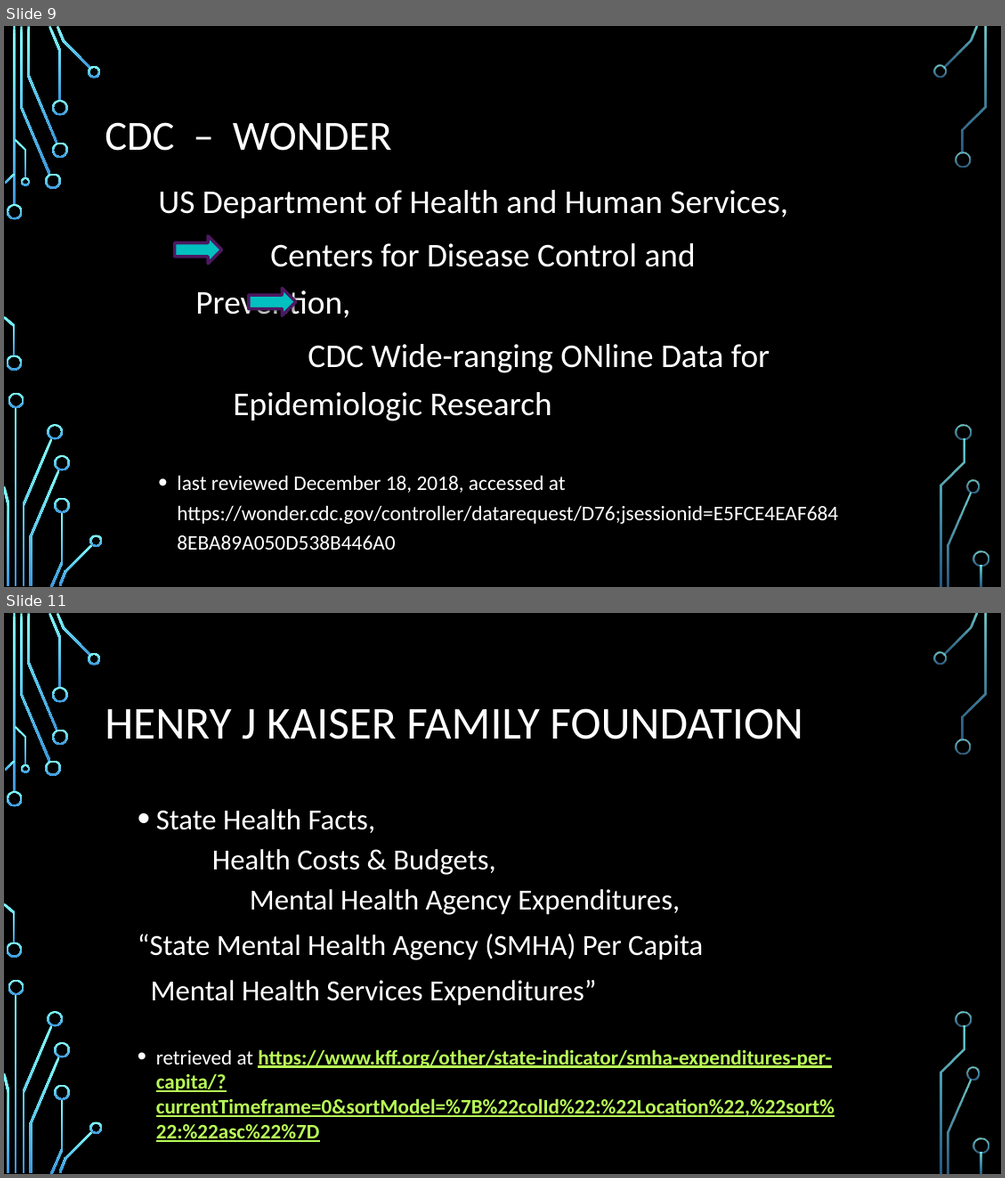
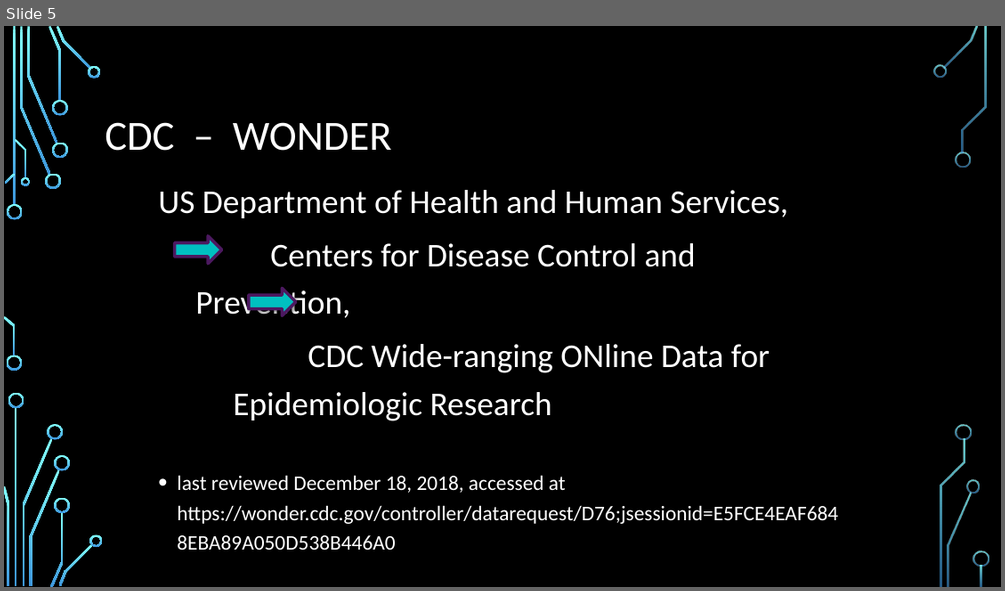
Before and after one commit to aeclaman/Project1, a slide deck: reports/SUICnotes.pptx. Shown one above the other, each under a label of ours: slides 9 and 11 before the commit, slide 5 after it; the slides between them are not shown. The pictures are 1005x1178 and 1005x591 pixels, drawn with LibreOffice and Linux fonts; fonts in the diff are those of the drawing; background and template pictures are left out. Boxes give left, top, right and bottom in pixels: in the first picture for what was removed or moved away, otherwise in the second. Text is boxed around its words. In the diff, an @@ line names an element or a change of style, - is before the commit and + after.

```diff
--- a/reports/SUICnotes.pptx
+++ b/reports/SUICnotes.pptx
@@ slide 11 removed at <box>4,613,1001,1174</box>, background picture (left out); not listed: 36 template elements that a slide beside it also shows @@
@@ title removed at <box>105,708,803,739</box> @@
-HENRY J KAISER FAMILY FOUNDATION
@@ text removed at <box>138,809,834,1142</box> @@
-• State Health Facts,
-    Health Costs & Budgets,
-      Mental Health Agency Expenditures,
-“State Mental Health Agency (SMHA) Per Capita
-Mental Health Services Expenditures”
-• retrieved at https://www.kff.org/other/state-indicator/smha-expenditures-per-capita/?currentTimeframe=0&sortModel=%7B%22colId%22:%22Location%22,%22sort%22:%22asc%22%7D
@@ what was slide 9 is now slide 5 @@
```
Also in this commit, not shown: 11 slides changed, 13 slides added, 4 other slides removed.
